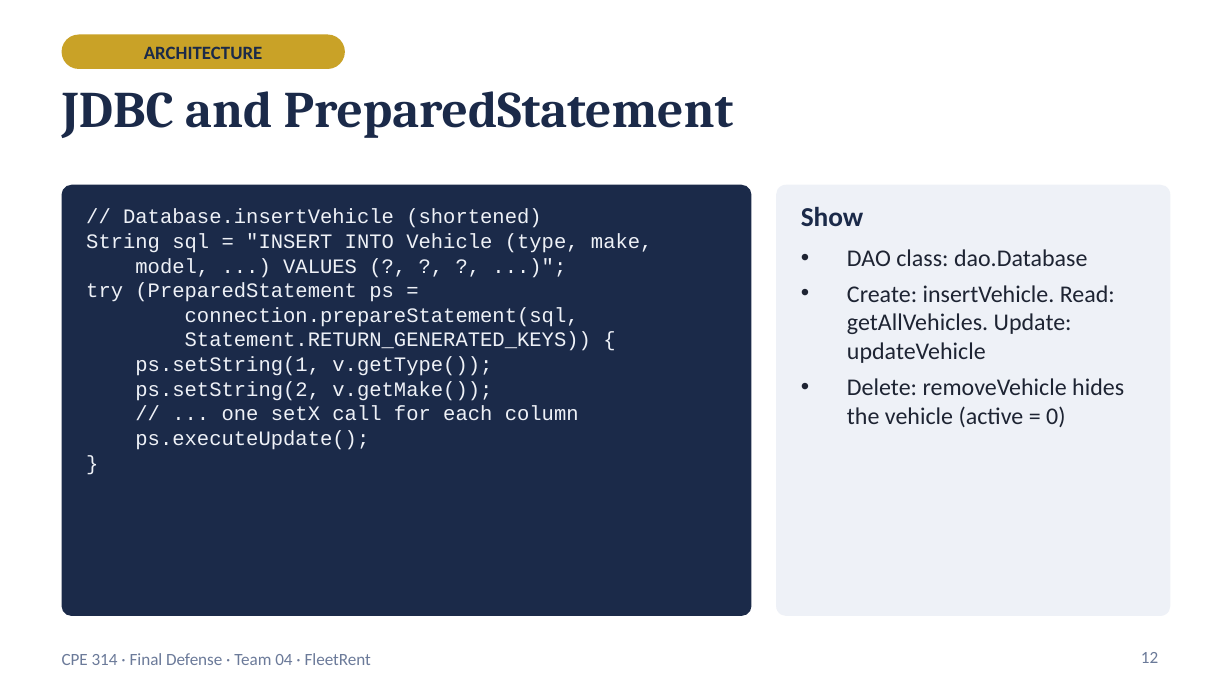
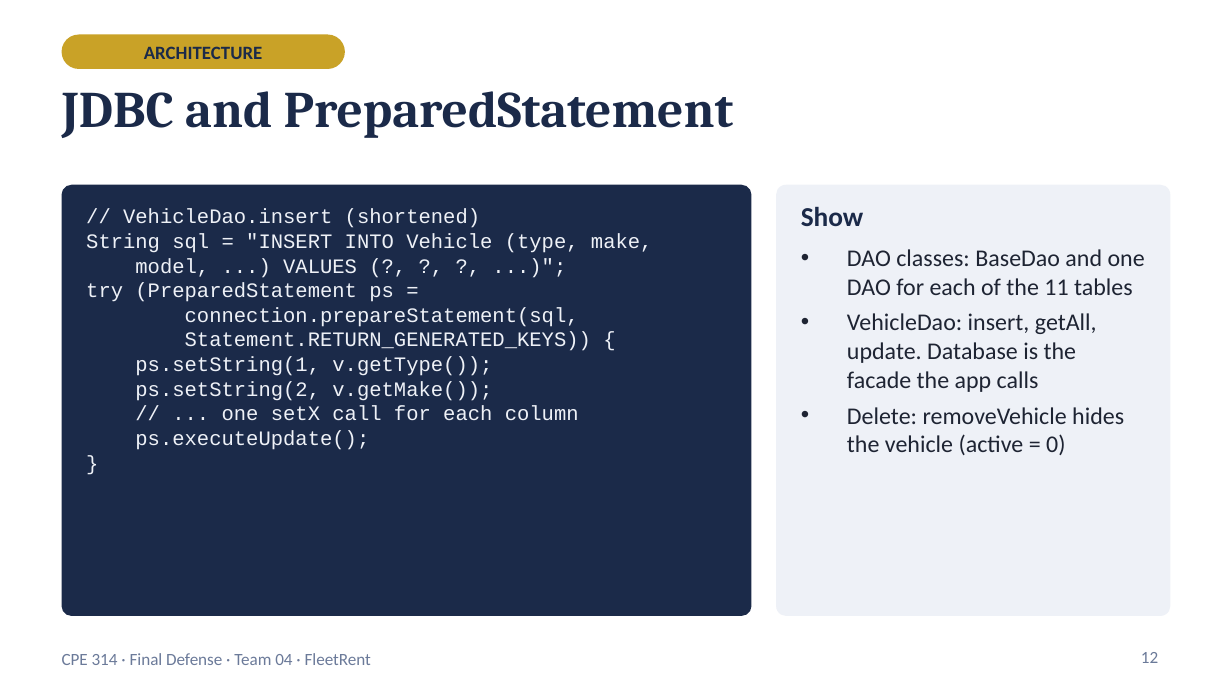
Before and after one commit to ColoscosBrent/cpe314-69323-capstone-team-04, a slide deck: slide 12 of docs/FleetRent_Final_Defense.pptx. Drawn at 1232x693 pixels with LibreOffice and Linux fonts; fonts in the diff are those of the drawing. Boxes give left, top, right and bottom in pixels: in the first picture for what was removed or moved away, otherwise in the second. Text is boxed around its words. In the diff, an @@ line names an element or a change of style, - is before the commit and + after.

```diff
--- a/docs/FleetRent_Final_Defense.pptx
+++ b/docs/FleetRent_Final_Defense.pptx
@@ text at [123, 209, 480, 228]: text changed @@
-// Database.insertVehicle (shortened)
+// VehicleDao.insert (shortened)
@@ text at [847, 249, 1145, 392]: text changed @@
-• DAO class: dao.Database
-• Create: insertVehicle. Read: getAllVehicles. Update: updateVehicle
+• DAO classes: BaseDao and one DAO for each of the 11 tables
+• VehicleDao: insert, getAll, update. Database is the facade the app calls
```
Also in this commit, not shown: 15 other slides changed, 1 slide added.
